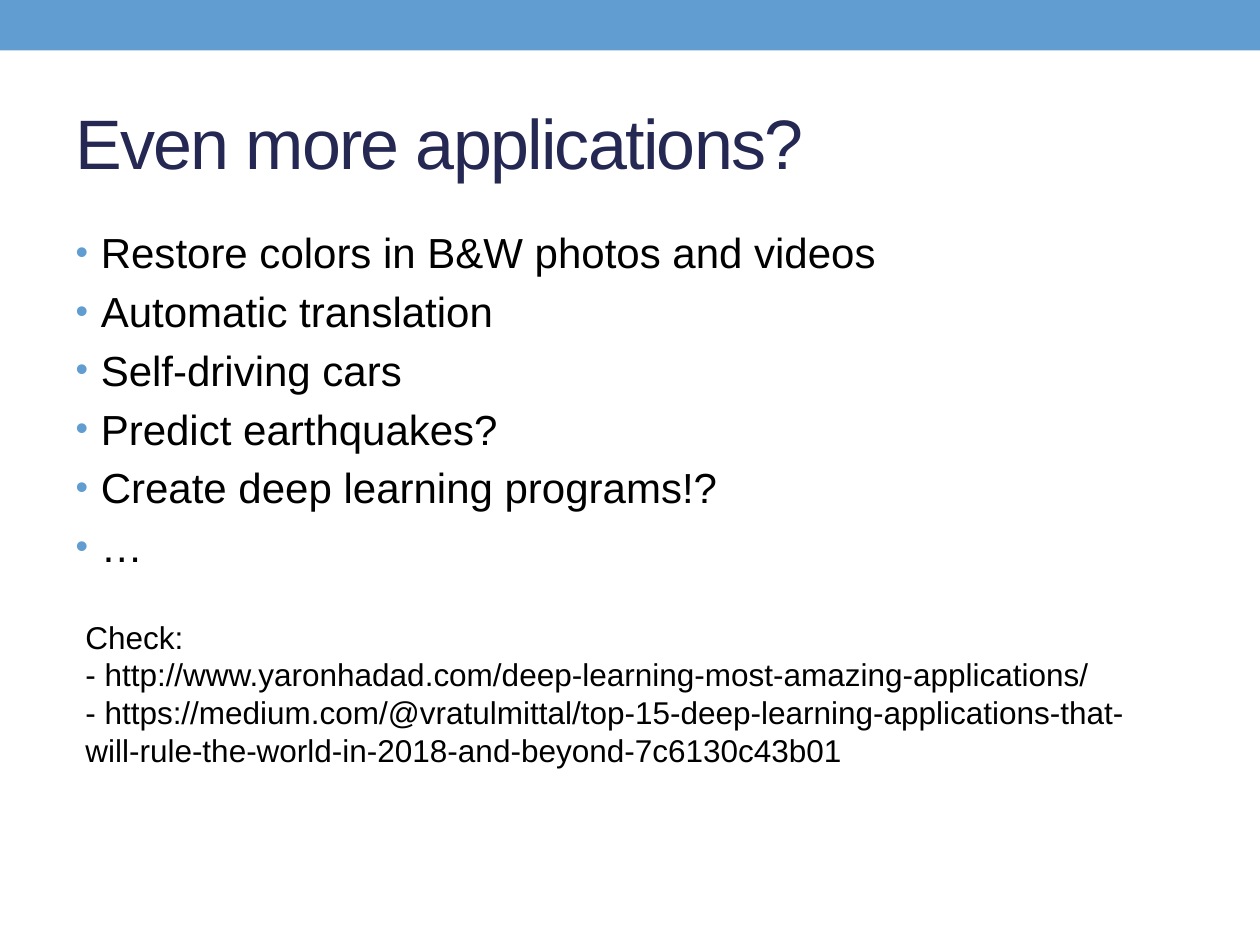
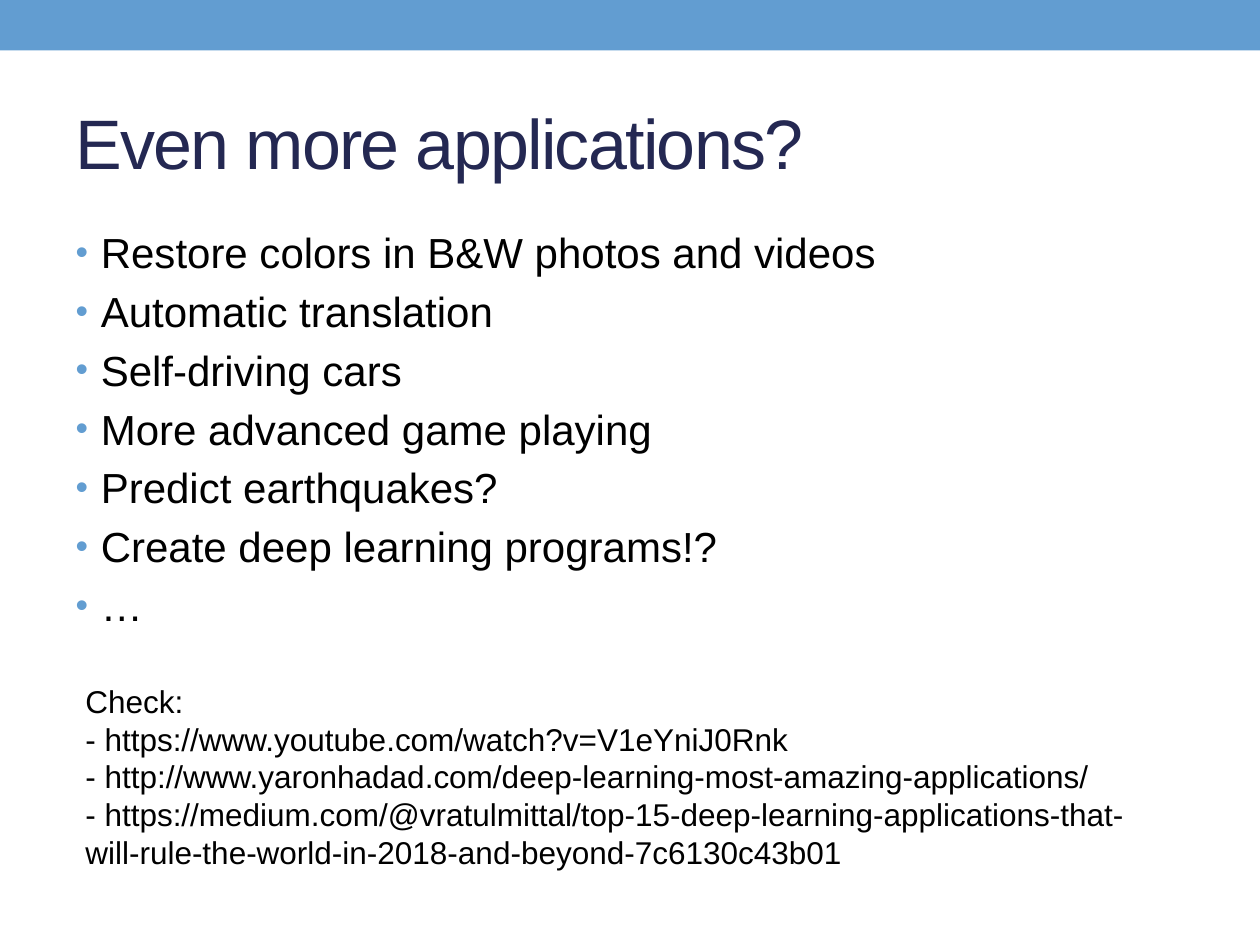
Before and after one commit to thdiaman/deep-learning, a slide deck: slide 4 of presentations/Summary.pptx. Drawn at 1260x945 pixels with LibreOffice and Linux fonts; fonts in the diff are those of the drawing. Boxes give left, top, right and bottom in pixels: in the first picture for what was removed or moved away, otherwise in the second. Text is boxed around its words. In the diff, an @@ line names an element or a change of style, - is before the commit and + after.

```diff
--- a/presentations/Summary.pptx
+++ b/presentations/Summary.pptx
@@ text at (101, 414, 652, 453): paragraph added @@
+• More advanced game playing
@@ text "Check:": place and size @@
-text "Check:" at (85, 626, 1124, 768)
+text "Check:" at (85, 690, 1124, 870)
@@ text at (105, 728, 788, 757): paragraph added @@
+- https://www.youtube.com/watch?v=V1eYniJ0Rnk
```
Also in this commit, not shown: 7 other files.
